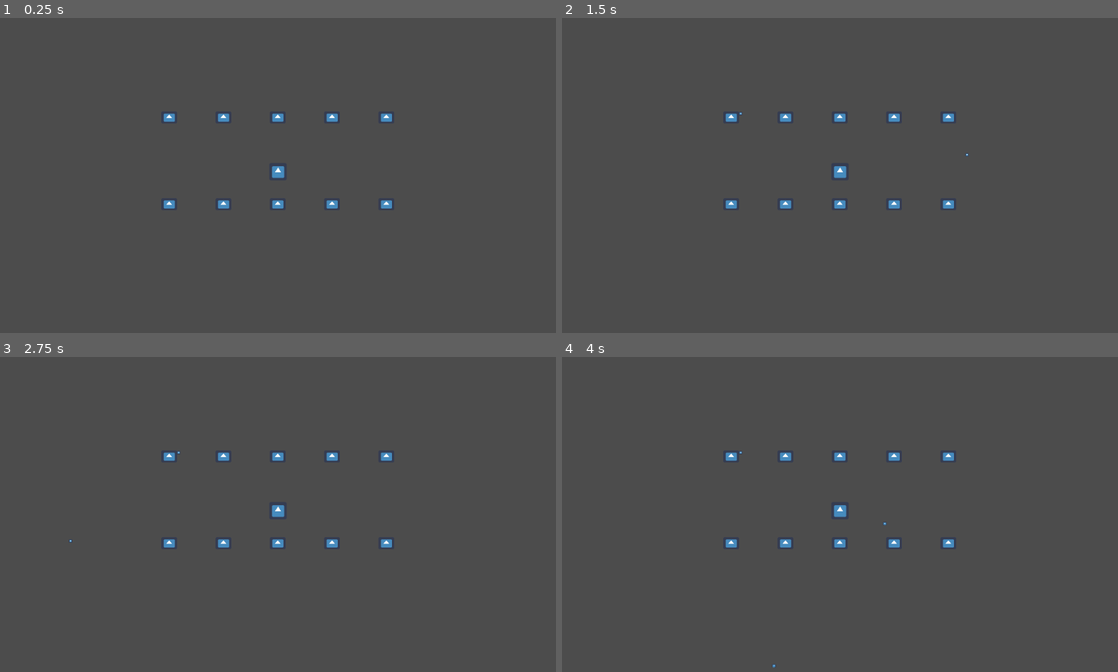
Above: before the commit, frames 1-4 (two rows, left to right).
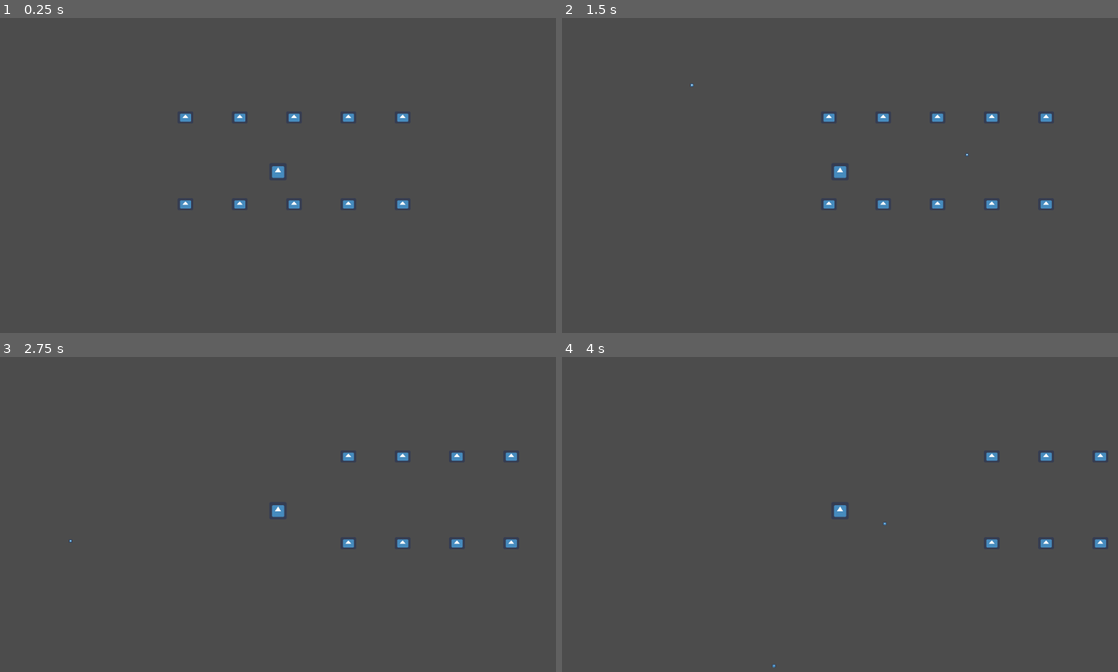
Above: after the commit, the same moments.

Repository: MihkelMK/suitsiidiindiviidid
Game: Godot game, scene res://minigame6/proovikaust/Main.tscn
The game is run twice, just before and just after one commit, with the same random seed, the same clock (stepped at 60 frames per second) and the same inputs. The project has no main scene, so this scene is started directly. The engine's default icon, where the game draws it, is replaced by a stand-in: a white triangle on a blue panel in a dark square.
Inputs (mouse positions are in pixels of both pictures, inside the frame that each line leads up to):
- Up to frame 1 (0.25 s): no input
- Up to frame 2 (1.5 s): tap Enter (ui_accept) at 0.5, 0.77 s; move the mouse to (962, 156) at 0.52 s; click (962, 156) at 0.67 s; move the mouse to (728, 188) at 1.27 s; click (728, 188) at 1.42 s
- Up to frame 3 (2.75 s): tap Enter (ui_accept) at 1.52 s; move the mouse to (333, 438) at 2.02 s; click (333, 438) at 2.17 s
- Up to frame 4 (4 s): move the mouse to (812, 574) at 2.77 s; click (812, 574) at 2.92 s; tap Enter (ui_accept) at 3.02, 3.77 s; move the mouse to (1006, 558) at 3.52 s; click (1006, 558) at 3.67 s

The runs differ from the first frame. In frame 1, 1.1% of the frame differs, in the area x 29-74%, y 30-61%; in frame 2, 1.1%; in frame 3, 1.0%; in frame 4, 0.9%.

Commit message:
minigame in working state, needs polishing

Diff:
--- a/src/minigame6/proovikaust/Allveelaev.gd
+++ b/src/minigame6/proovikaust/Allveelaev.gd
@@ -1,10 +1,11 @@
-extends StaticBody2D
+extends Area2D
 
 var important = false
 var importantFirstHit = false
+var moveRight = true
 var positions = [Vector2(24, 120), Vector2(104, 120), Vector2(24, 360), Vector2(104, 360)]
 
-export (int) var speed = 150
+export (int) var speed = 2
 
 var hp = 1
 
@@ -23,6 +24,22 @@
 func makeImportant():
 	important = true
 
+var i = 0
 
-#func _physics_process(delta):
-#	global_position.y += speed * delta
+
+func _process(delta):
+	if global_position.x <= 100:
+		moveRight = true
+	elif global_position.x >=900:
+		moveRight = false
+
+	if moveRight:
+		global_position.x += speed
+	else:
+		global_position.x -= speed
+
+
+func _on_LendavElement_body_entered(body):
+	if body.has_method("shot"):
+		body.shot()
+	queue_free() # Replace with function body.
--- a/src/minigame6/proovikaust/Bullet.gd
+++ b/src/minigame6/proovikaust/Bullet.gd
@@ -6,3 +6,6 @@
 func _physics_process(delta):
 
 	var collosion_info = move_and_collide(velocity.normalized() * delta * speed)
+
+func shot() -> void:
+	queue_free()
--- a/src/minigame6/proovikaust/LendavElement.tscn
+++ b/src/minigame6/proovikaust/LendavElement.tscn
@@ -6,7 +6,7 @@
 [sub_resource type="RectangleShape2D" id=1]
 extents = Vector2( 14.164, 10.5938 )
 
-[node name="LendavElement" type="StaticBody2D"]
+[node name="LendavElement" type="Area2D"]
 script = ExtResource( 2 )
 
 [node name="Allveelaev" type="Sprite" parent="."]
@@ -16,3 +16,5 @@
 
 [node name="CollisionShape2D" type="CollisionShape2D" parent="."]
 shape = SubResource( 1 )
+
+[connection signal="body_entered" from="." to="." method="_on_LendavElement_body_entered"]
